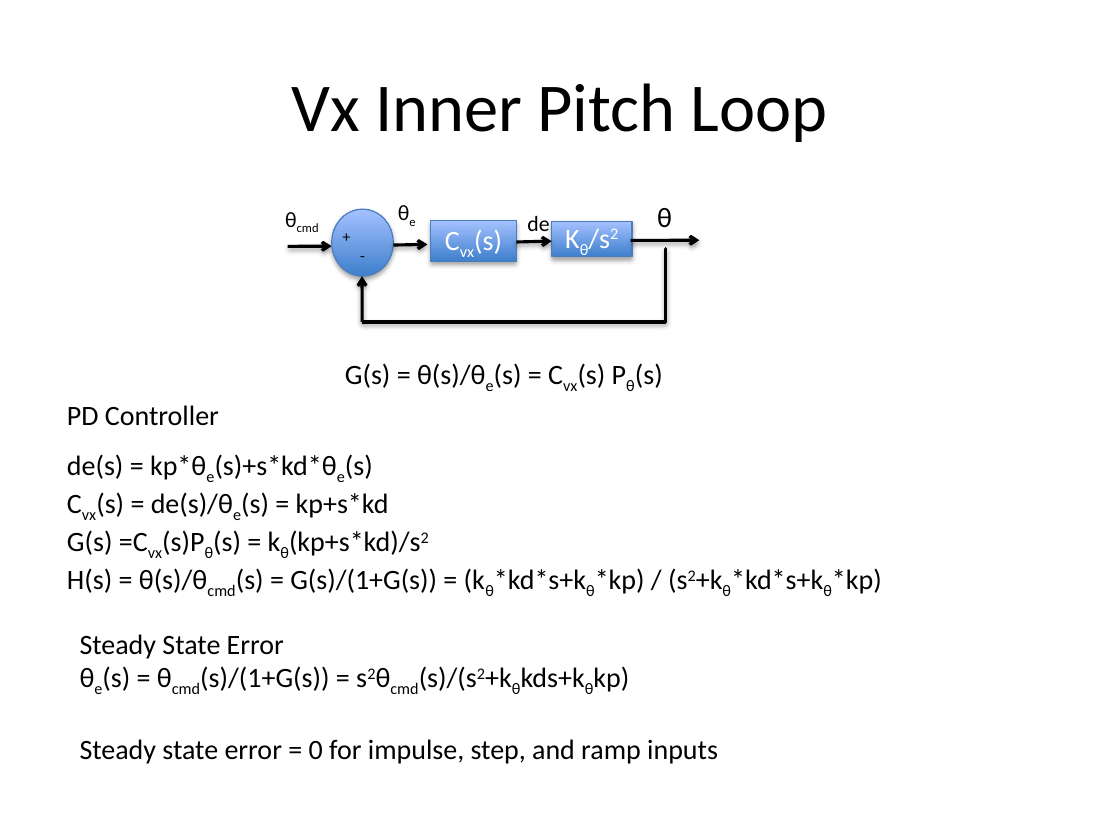
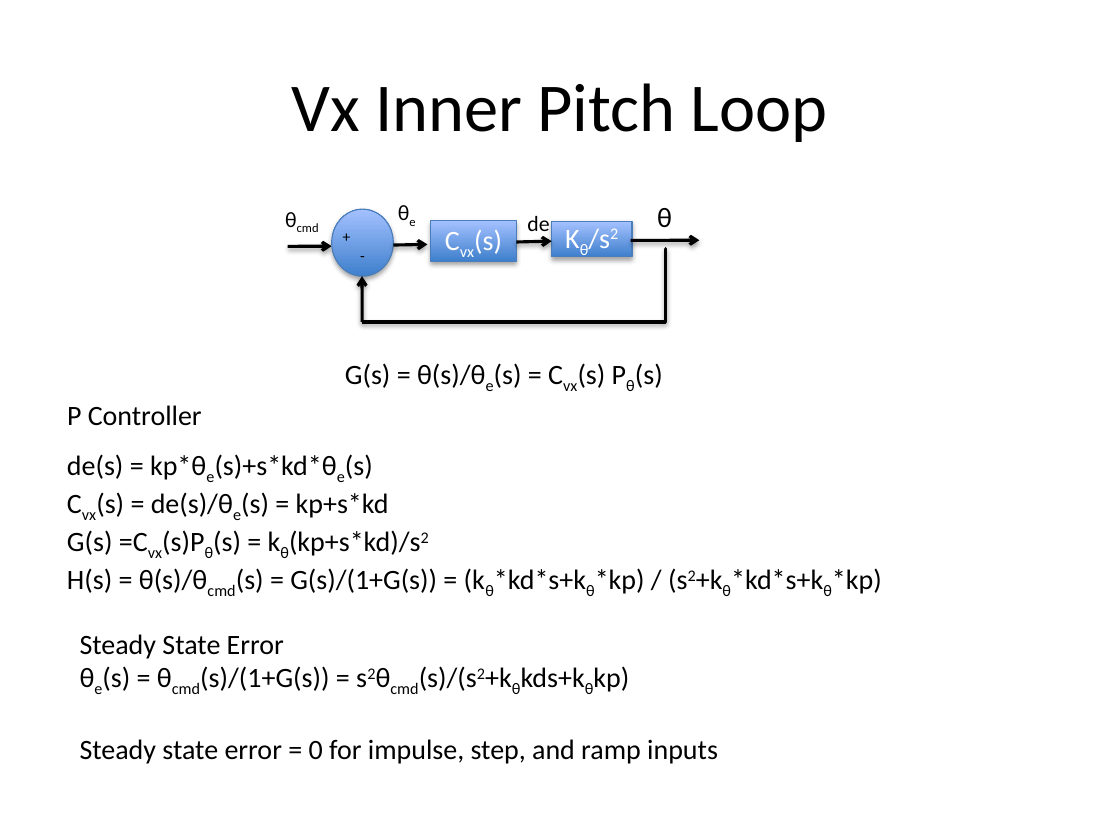
Before and after one commit to malex2/Cpp-Aircraft-Simulation, a slide deck: slide 26 of Simulation Outline.pptx (slide 24 before the commit). Drawn at 1120x840 pixels with LibreOffice and Linux fonts; fonts in the diff are those of the drawing. Boxes give left, top, right and bottom in pixels: in the first picture for what was removed or moved away, otherwise in the second. Text is boxed around its words. In the diff, an @@ line names an element or a change of style, - is before the commit and + after.

```diff
--- a/Simulation Outline.pptx
+++ b/Simulation Outline.pptx
@@ text at (x1=67, y1=405, x2=202, y2=426): text changed @@
-PD Controller
+P Controller
```
Also in this commit, not shown: 7 other slides changed, 22 slides added, 1 slide removed, 34 other files.
